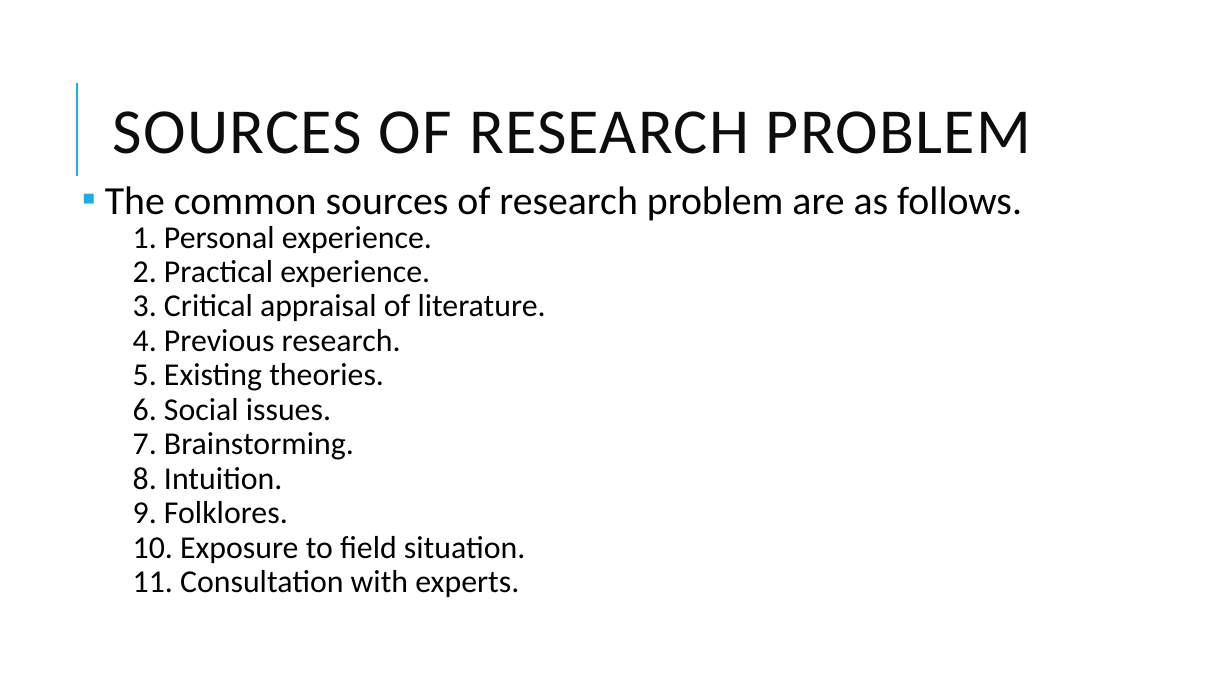
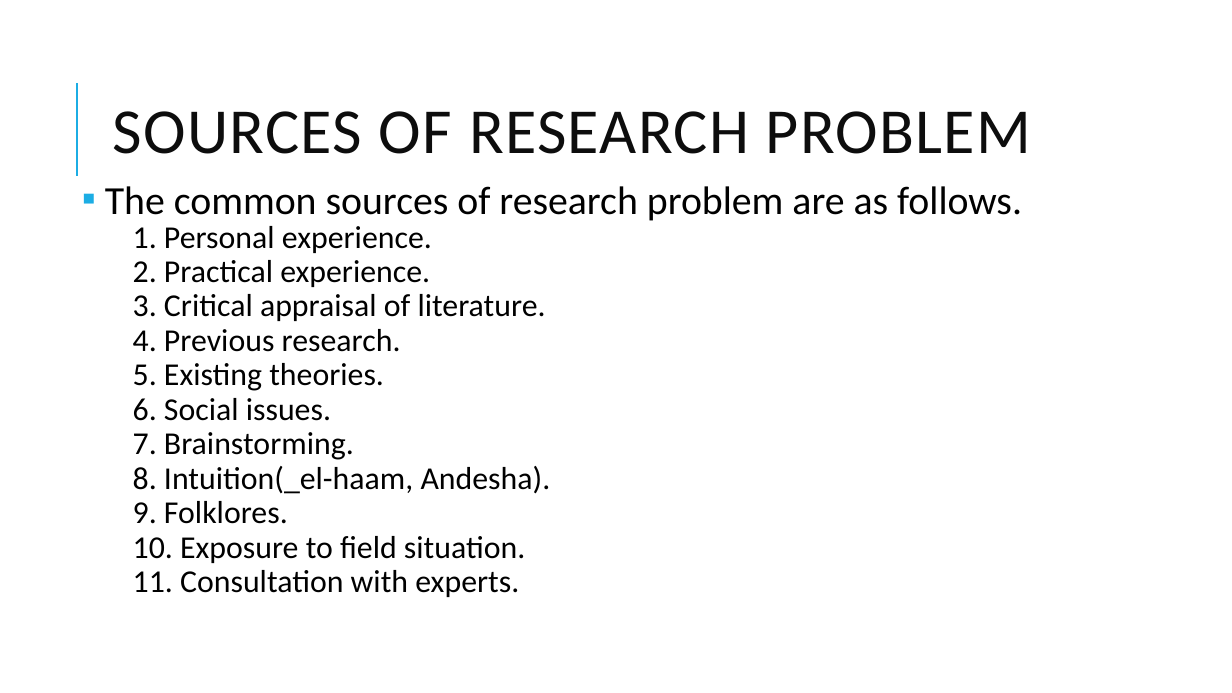
Before and after one commit to ahmedbilal7891/MSCS-2nd-Semester, a slide deck: slide 8 of BM-723 _Business research method/BooksAndNotes/Lec Two.pptx. Drawn at 1232x693 pixels with LibreOffice and Linux fonts; fonts in the diff are those of the drawing. Boxes give left, top, right and bottom in pixels: in the first picture for what was removed or moved away, otherwise in the second. Text is boxed around its words. In the diff, an @@ line names an element or a change of style, - is before the commit and + after.

```diff
--- a/BM-723 _Business research method/BooksAndNotes/Lec Two.pptx
+++ b/BM-723 _Business research method/BooksAndNotes/Lec Two.pptx
@@ text at box(133, 466, 551, 494): text changed @@
-      8. Intuition.
+      8. Intuition(_el-haam, Andesha).
```
Also in this commit, not shown: 5 other slides changed, 22 other files.
